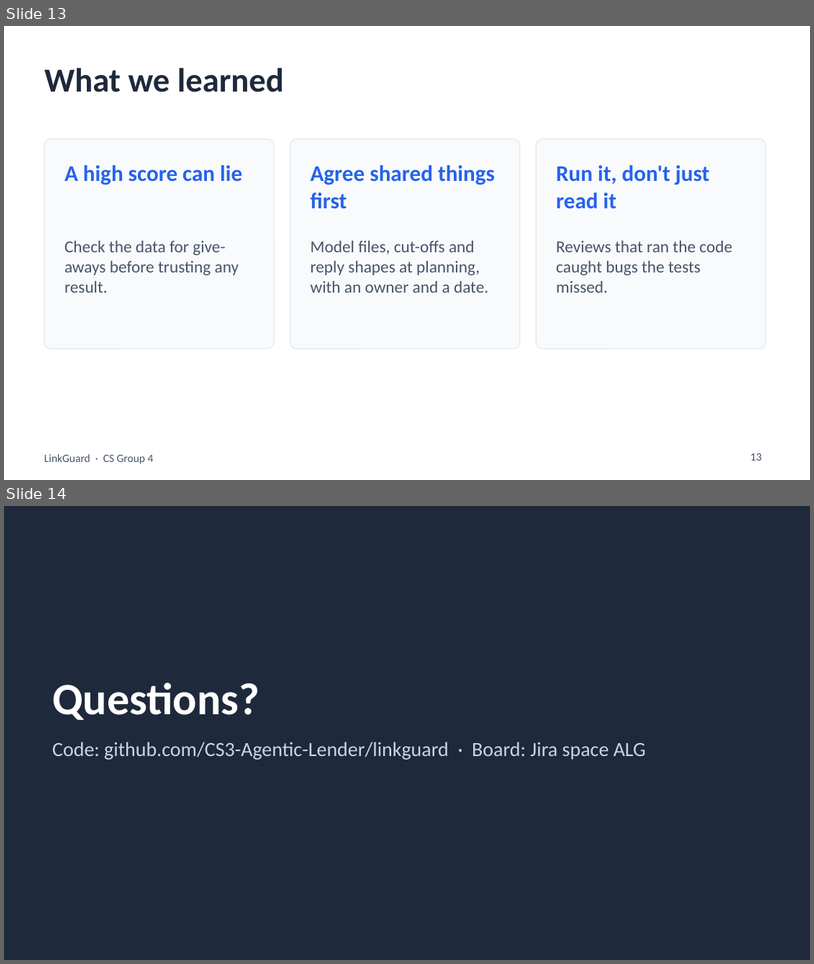
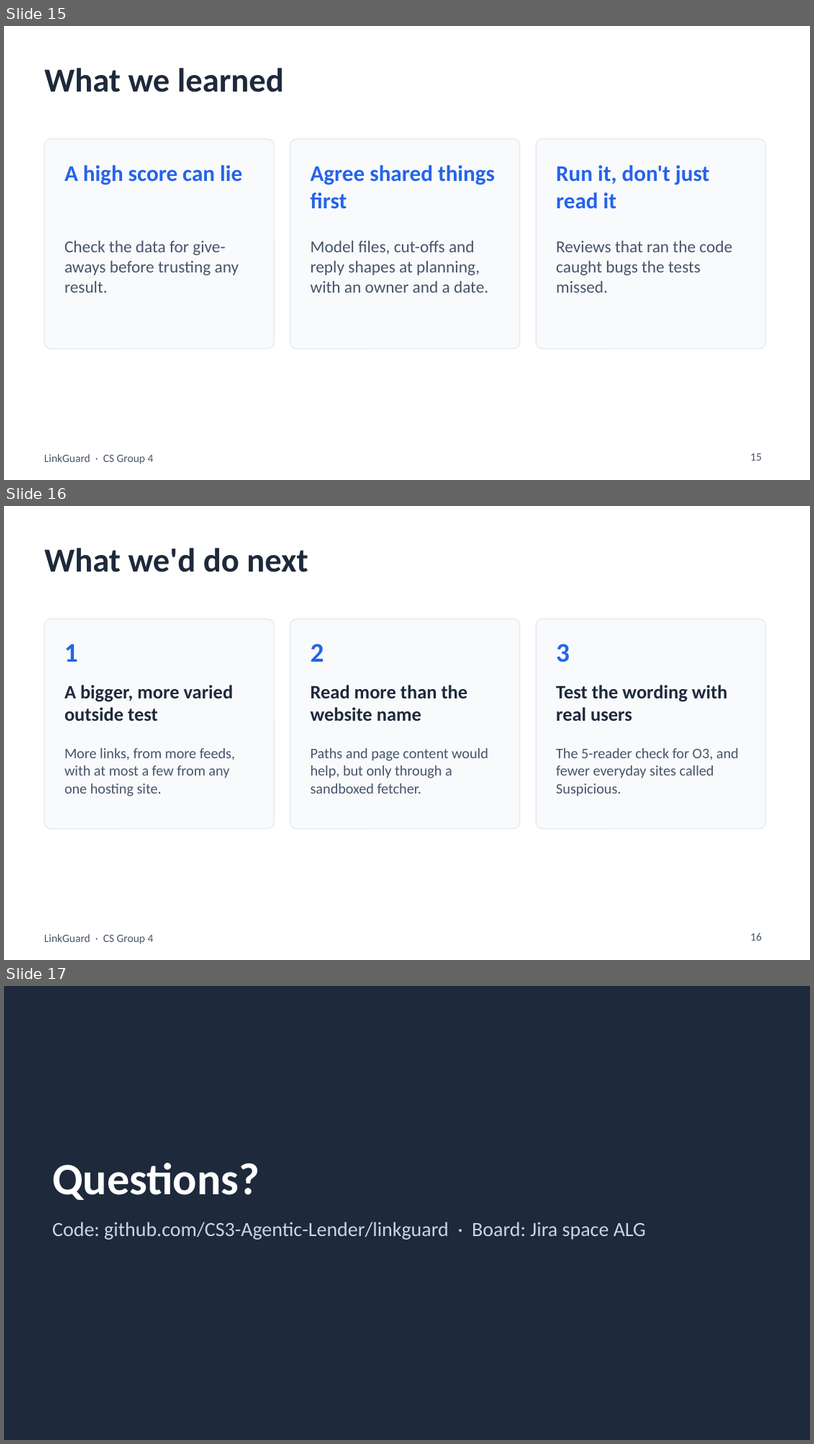
Before and after one commit to CS3-Agentic-Lender/linkguard, a slide deck: docs/presentation/LinkGuard-presentation.pptx. Shown one above the other, each under a label of ours: slides 13 and 14 before the commit, slides 15, 16 and 17 after it. The pictures are 814x964 and 814x1444 pixels, drawn with LibreOffice and Linux fonts; fonts in the diff are those of the drawing. Boxes give left, top, right and bottom in pixels: in the first picture for what was removed or moved away, otherwise in the second. Text is boxed around its words. In the diff, an @@ line names an element or a change of style, - is before the commit and + after.

Commit message:
ALG-142 extend the deck to 15 minutes with the outside test and pipeline

```diff
--- a/docs/presentation/LinkGuard-presentation.pptx
+++ b/docs/presentation/LinkGuard-presentation.pptx
@@ slide 16 added at <box>4,506,810,960</box>, background #FFFFFF; not listed: 1 template element that a slide beside it also shows @@
@@ title added at <box>44,548,308,572</box>, 30 pt, text #1E293B, bold @@
+What we'd do next
@@ rounded rectangle added at <box>44,619,274,829</box>, fill #F8FAFC, outline #E2E8F0 0.75 pt @@
@@ rounded rectangle added at <box>291,619,520,829</box>, fill #F8FAFC, outline #E2E8F0 0.75 pt @@
@@ rounded rectangle added at <box>536,619,766,829</box>, fill #F8FAFC, outline #E2E8F0 0.75 pt @@
@@ text added at <box>64,644,78,662</box>, 24 pt, text #2563EB, bold @@
+1
@@ text added at <box>311,644,324,662</box>, 24 pt, text #2563EB, bold @@
+2
@@ text added at <box>556,644,570,662</box>, 24 pt, text #2563EB, bold @@
+3
@@ text added at <box>64,685,234,721</box>, 17 pt, text #1E293B, bold @@
+A bigger, more varied outside test
@@ text added at <box>311,685,468,721</box>, 17 pt, text #1E293B, bold @@
+Read more than the website name
@@ text added at <box>556,685,728,721</box>, 17 pt, text #1E293B, bold @@
+Test the wording with real users
@@ text added at <box>64,748,235,796</box>, 13 pt, text #475569 @@
+More links, from more feeds, with at most a few from any one hosting site.
@@ text added at <box>311,748,489,793</box>, 13 pt, text #475569 @@
+Paths and page content would help, but only through a sandboxed fetcher.
@@ text added at <box>556,748,739,795</box>, 13 pt, text #475569 @@
+The 5-reader check for O3, and fewer everyday sites called Suspicious.
@@ page number added at <box>751,932,762,940</box>, 10 pt, text #475569 @@
+16
@@ what was slide 13 is now slide 15 @@
@@ page number at <box>751,453,762,460</box>: text changed @@
-13
+15
@@ what was slide 14 is now slide 17 @@
```
Also in this commit, not shown: 3 slides changed, 2 other slides added, 1 other file.
